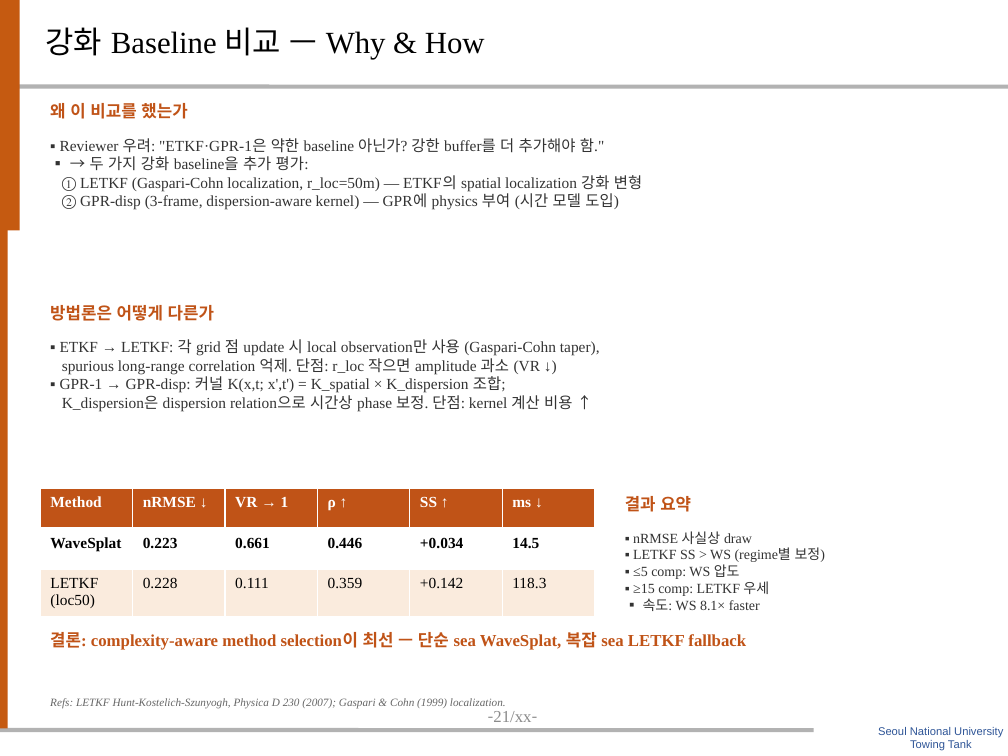
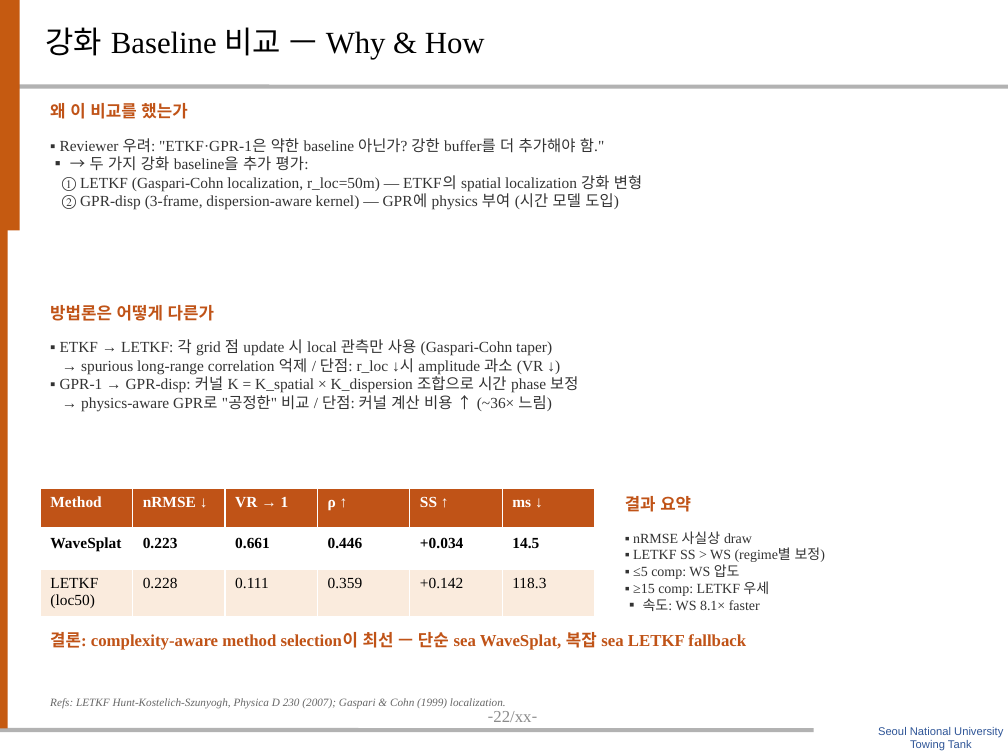
Before and after one commit to SAEYONGPARK94/wavesplat, a slide deck: slide 23 of wavesplat/docs/labmeeting_wavesplat.pptx (slide 22 before the commit). Drawn at 1008x756 pixels with LibreOffice and Linux fonts; fonts in the diff are those of the drawing; background and template pictures are left out. Boxes give left, top, right and bottom in pixels: in the first picture for what was removed or moved away, otherwise in the second. Text is boxed around its words. In the diff, an @@ line names an element or a change of style, - is before the commit and + after.

```diff
--- a/wavesplat/docs/labmeeting_wavesplat.pptx
+++ b/wavesplat/docs/labmeeting_wavesplat.pptx
@@ text at bbox=[60, 339, 578, 412]: text changed @@
-▪ ETKF → LETKF: 각 grid 점 update 시 local observation만 사용 (Gaspari-Cohn taper),
-spurious long-range correlation 억제. 단점: r_loc 작으면 amplitude 과소 (VR ↓)
-▪ GPR-1 → GPR-disp: 커널 K(x,t; x',t') = K_spatial × K_dispersion 조합;
-K_dispersion은 dispersion relation으로 시간상 phase 보정. 단점: kernel 계산 비용 ↑
+▪ ETKF → LETKF: 각 grid 점 update 시 local 관측만 사용 (Gaspari-Cohn taper)
+→ spurious long-range correlation 억제 / 단점: r_loc ↓시 amplitude 과소 (VR ↓)
+▪ GPR-1 → GPR-disp: 커널 K = K_spatial × K_dispersion 조합으로 시간 phase 보정
+→ physics-aware GPR로 "공정한" 비교 / 단점: 커널 계산 비용 ↑ (~36× 느림)
@@ page number at bbox=[488, 705, 538, 722]: text changed @@
--21/xx-
+-22/xx-
```
Also in this commit, not shown: 3 other slides changed, 1 slide added, 1 other file.
